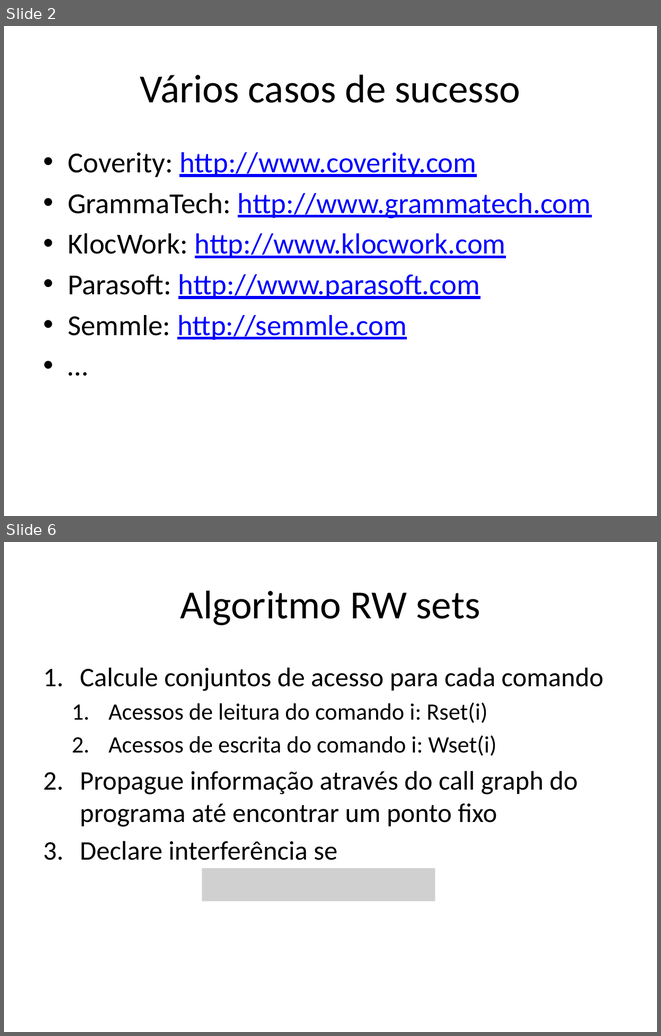
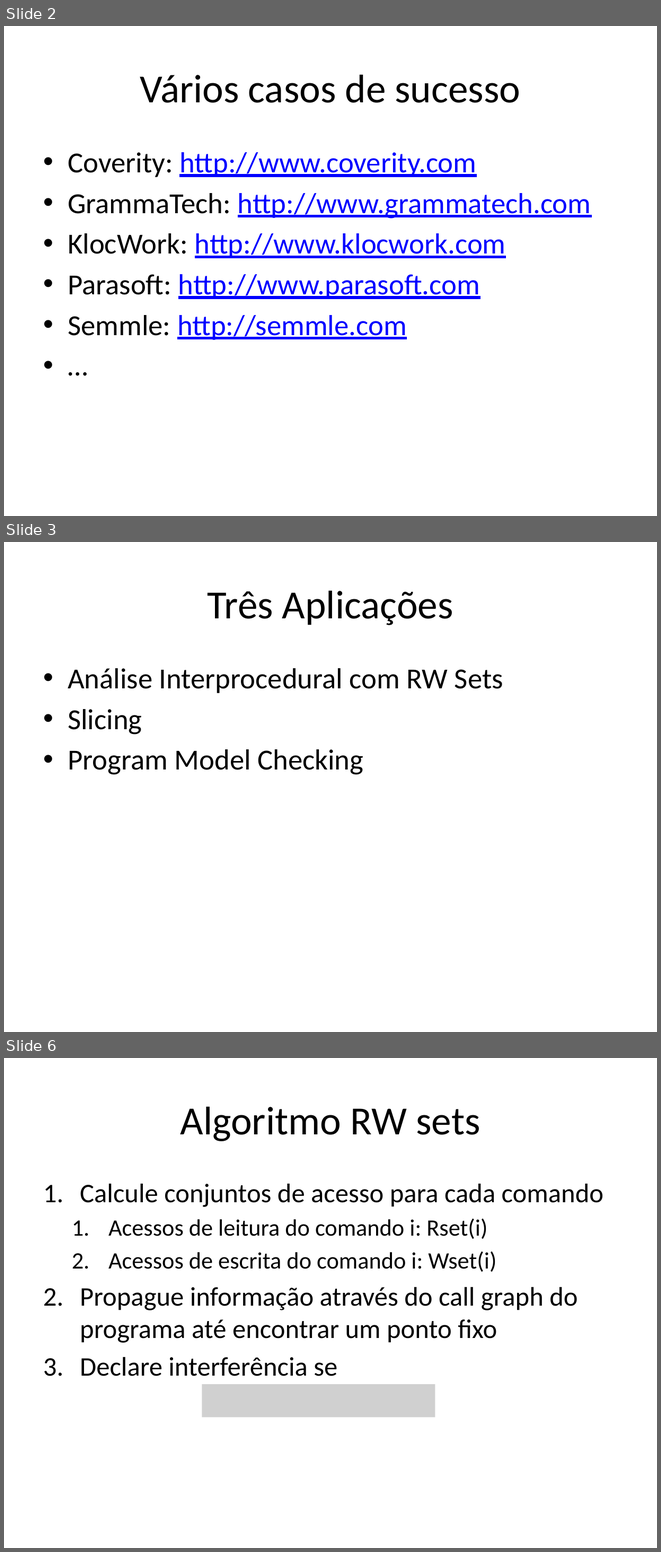
Before and after one commit to damorim/compilers-cin, a slide deck: slides-aulas/aplicacoes.pptx. Shown one above the other, each under a label of ours: slides 2 and 6 before the commit, slides 2, 3 and 6 after it; the slides between them are not shown. The pictures are 661x1036 and 661x1552 pixels, drawn with LibreOffice and Linux fonts; fonts in the diff are those of the drawing; grey boxes stand for pictures. Boxes give left, top, right and bottom in pixels: in the first picture for what was removed or moved away, otherwise in the second. Text is boxed around its words. In the diff, an @@ line names an element or a change of style, - is before the commit and + after.

```diff
--- a/slides-aulas/aplicacoes.pptx
+++ b/slides-aulas/aplicacoes.pptx
@@ slide 3 added at [4,542,657,1032], background #FFFFFF @@
@@ title added at [208,590,453,625], 44 pt, text #000000 @@
+Três Aplicações
@@ text added at [68,668,503,775], 32 pt, text #000000 @@
+• Análise Interprocedural com RW Sets
+• Slicing
+• Program Model Checking
```
Also in this commit, not shown: 4 slides changed, 1 slide removed, 4 other files.
